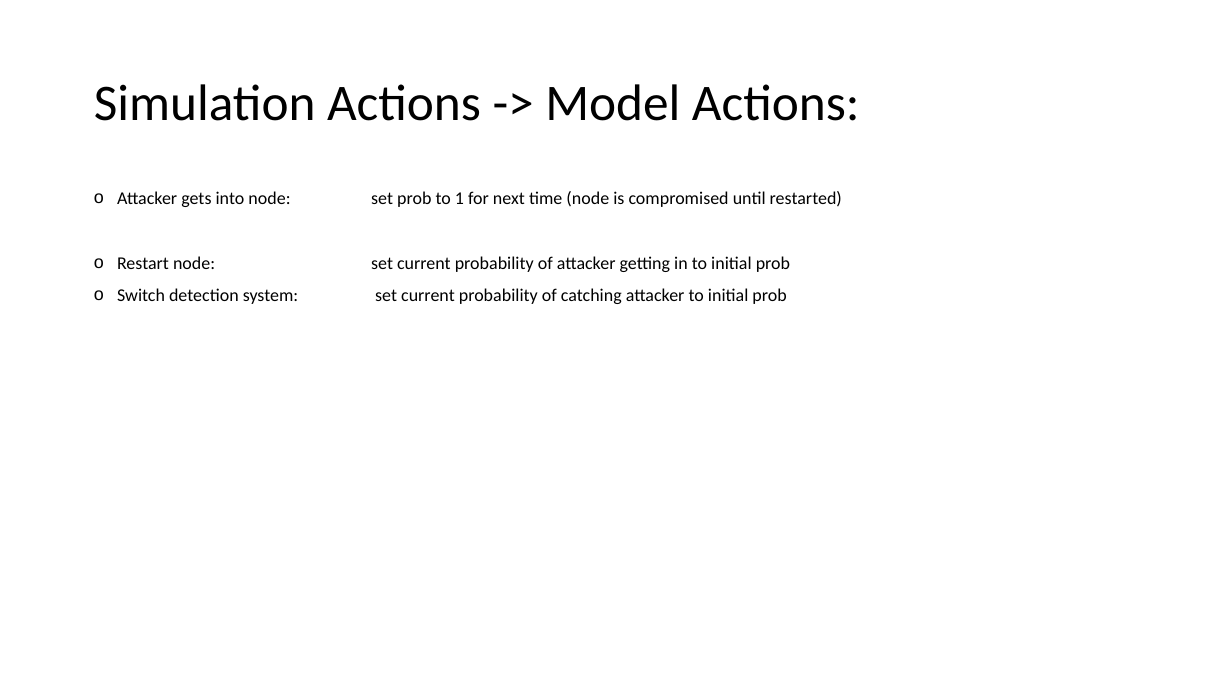
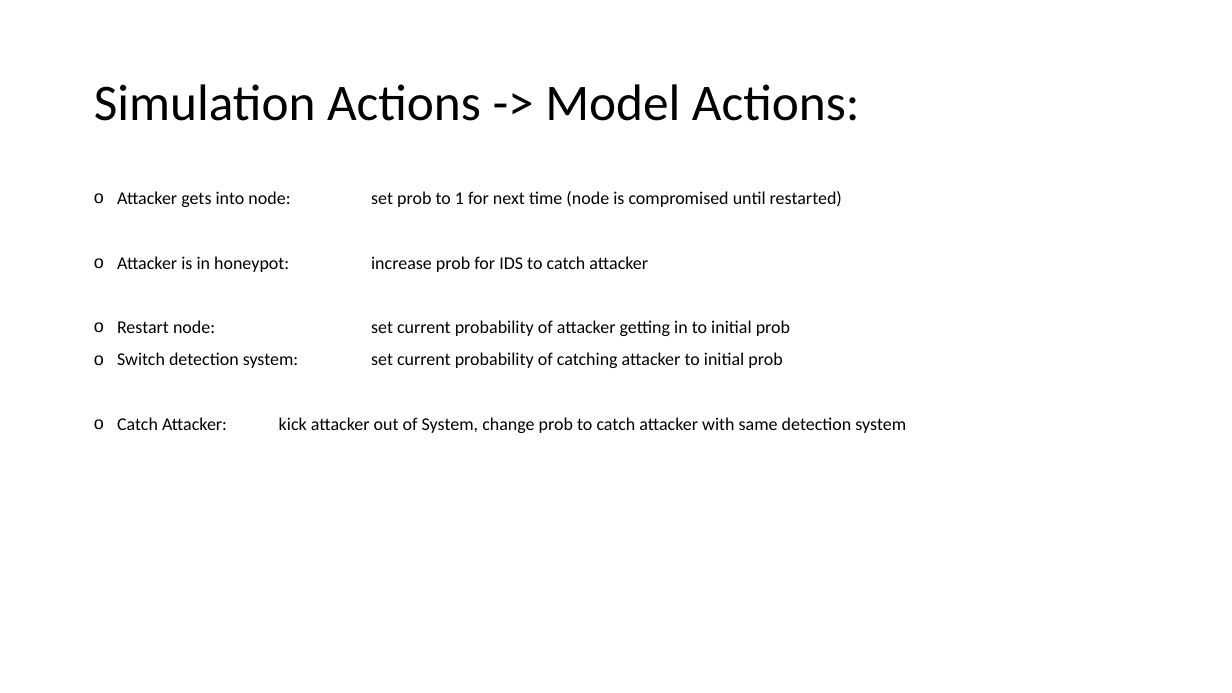
Before and after one commit to cailllev/PA, a slide deck: slide 7 of Model.pptx. Drawn at 1232x693 pixels with LibreOffice and Linux fonts; fonts in the diff are those of the drawing. Boxes give left, top, right and bottom in pixels: in the first picture for what was removed or moved away, otherwise in the second. Text is boxed around its words. In the diff, an @@ line names an element or a change of style, - is before the commit and + after.

Commit message:
refactor model

```diff
--- a/Model.pptx
+++ b/Model.pptx
@@ text at <box>117,256,648,272</box>: paragraph added @@
+o Attacker is in honeypot: increase prob for IDS to catch attacker
@@ text at <box>117,417,906,433</box>: paragraph added @@
+o Catch Attacker: kick attacker out of System, change prob to catch attacker with same detection system
```
Also in this commit, not shown: 1 other slide changed.
